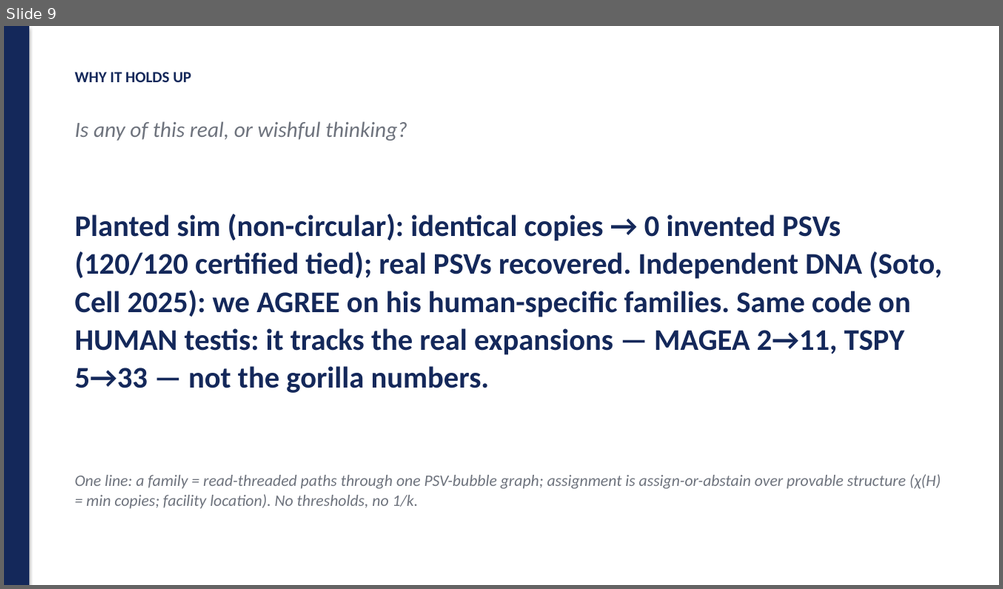
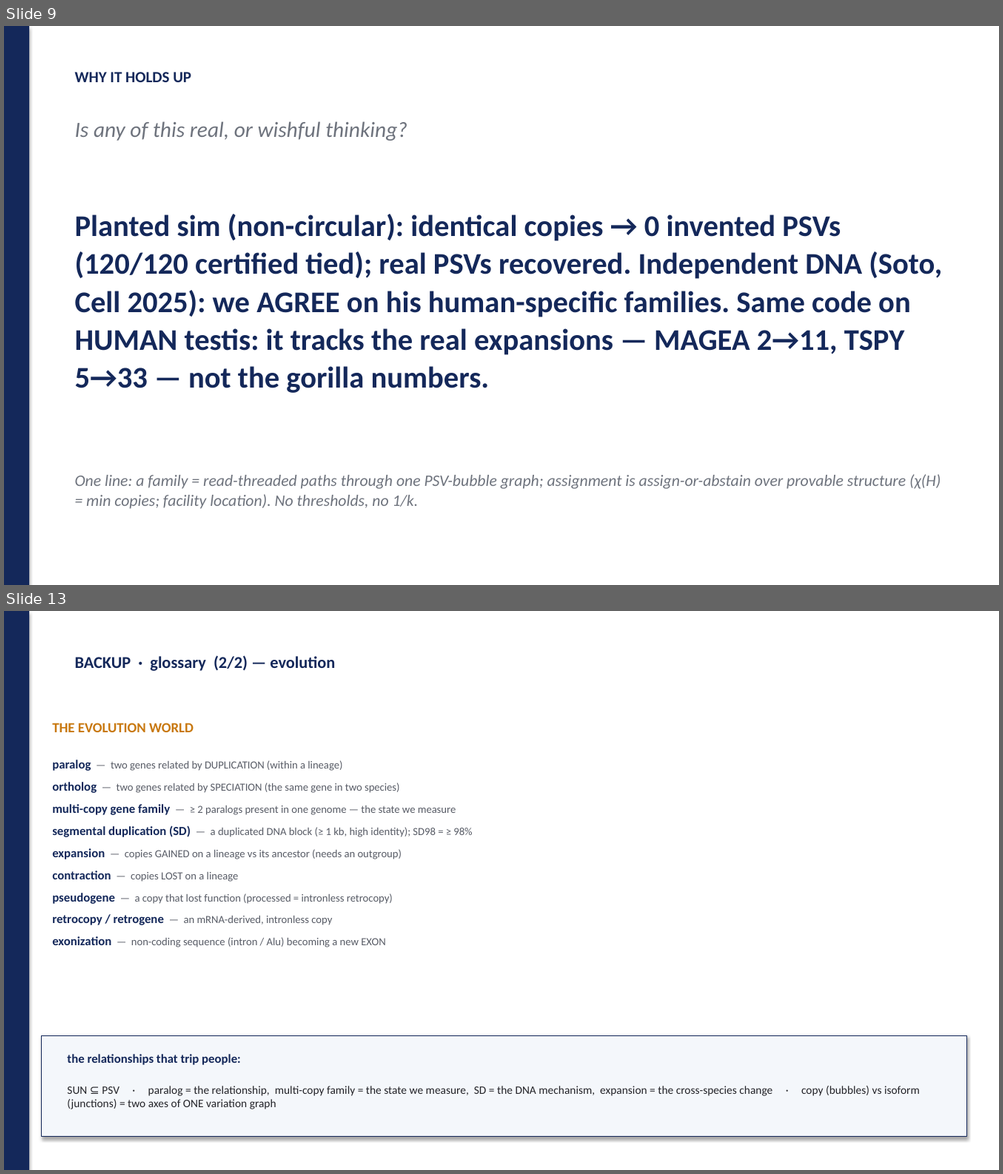
Before and after one commit to juanfraitu1/Rustle, a slide deck: bench/slides/method_punchlines.pptx. Shown one above the other, each under a label of ours: slide 9 before the commit, slides 9 and 13 after it; the slides between them are not shown. The pictures are 1003x589 and 1003x1174 pixels, drawn with LibreOffice and Linux fonts; fonts in the diff are those of the drawing. Boxes give left, top, right and bottom in pixels: in the first picture for what was removed or moved away, otherwise in the second. Text is boxed around its words. In the diff, an @@ line names an element or a change of style, - is before the commit and + after.

```diff
--- a/bench/slides/method_punchlines.pptx
+++ b/bench/slides/method_punchlines.pptx
@@ slide 13 added at (4, 611, 999, 1170), background #FFFFFF @@
@@ rectangle added at (4, 611, 29, 1170), fill #14285A @@
@@ text added at (75, 655, 335, 671), 16 pt, text #14285A, bold @@
+BACKUP · glossary (2/2) — evolution
@@ text added at (52, 723, 193, 732), 13.5 pt, text #C8780F, bold @@
+THE EVOLUTION WORLD
@@ text added at (52, 760, 472, 948), 10.5 pt, text #585C66 @@
+paralog — two genes related by DUPLICATION (within a lineage)
+ortholog — two genes related by SPECIATION (the same gene in two species)
+multi-copy gene family — ≥ 2 paralogs present in one genome — the state we measure
+segmental duplication (SD) — a duplicated DNA block (≥ 1 kb, high identity); SD98 = ≥ 98%
+expansion — copies GAINED on a lineage vs its ancestor (needs an outgroup)
+contraction — copies LOST on a lineage
+pseudogene — a copy that lost function (processed = intronless retrocopy)
+retrocopy / retrogene — an mRNA-derived, intronless copy
+exonization — non-coding sequence (intron / Alu) becoming a new EXON
@@ rectangle added at (41, 1037, 967, 1137), fill #F4F7FB, outline #14285A 1 pt @@
@@ text added at (67, 1054, 241, 1065), 12 pt, text #14285A, bold @@
+the relationships that trip people:
@@ text added at (67, 1086, 772, 1110), 11 pt, text #232328 @@
+SUN ⊆ PSV · paralog = the relationship, multi-copy family = the state we measure, SD = the DNA mechanism, expansion = the cross-species change · copy (bubbles) vs isoform (junctions) = two axes of ONE variation graph
```
Also in this commit, not shown: 1 slide changed, 3 other slides added, 6 other files.
